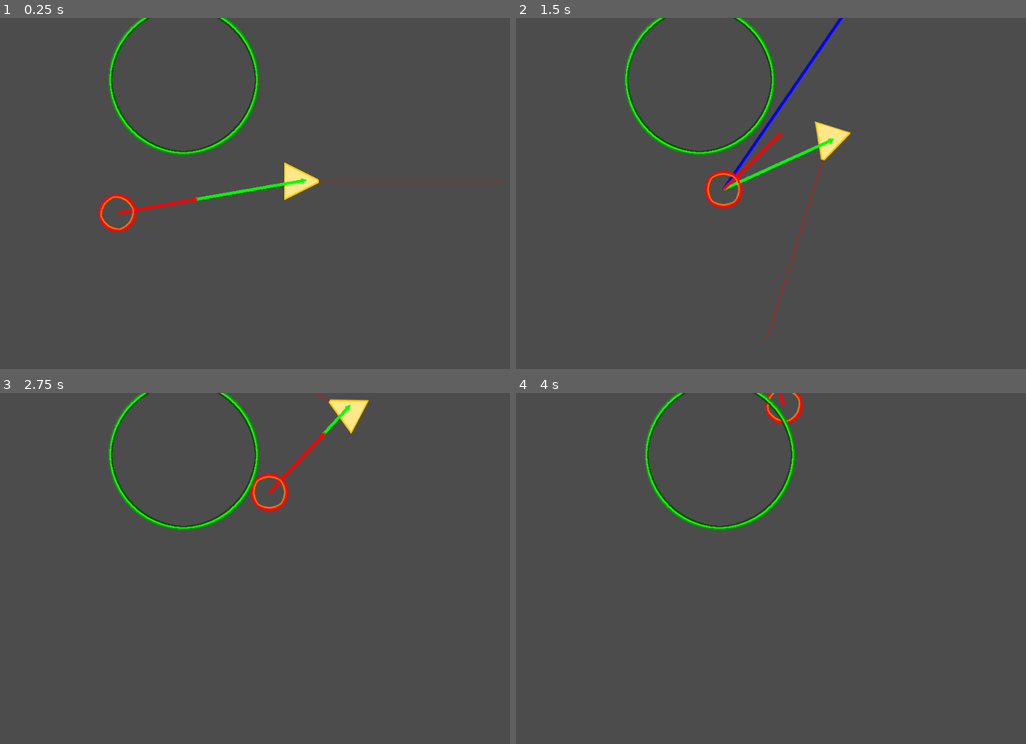
Above: before the commit, frames 1-4 (two rows, left to right).
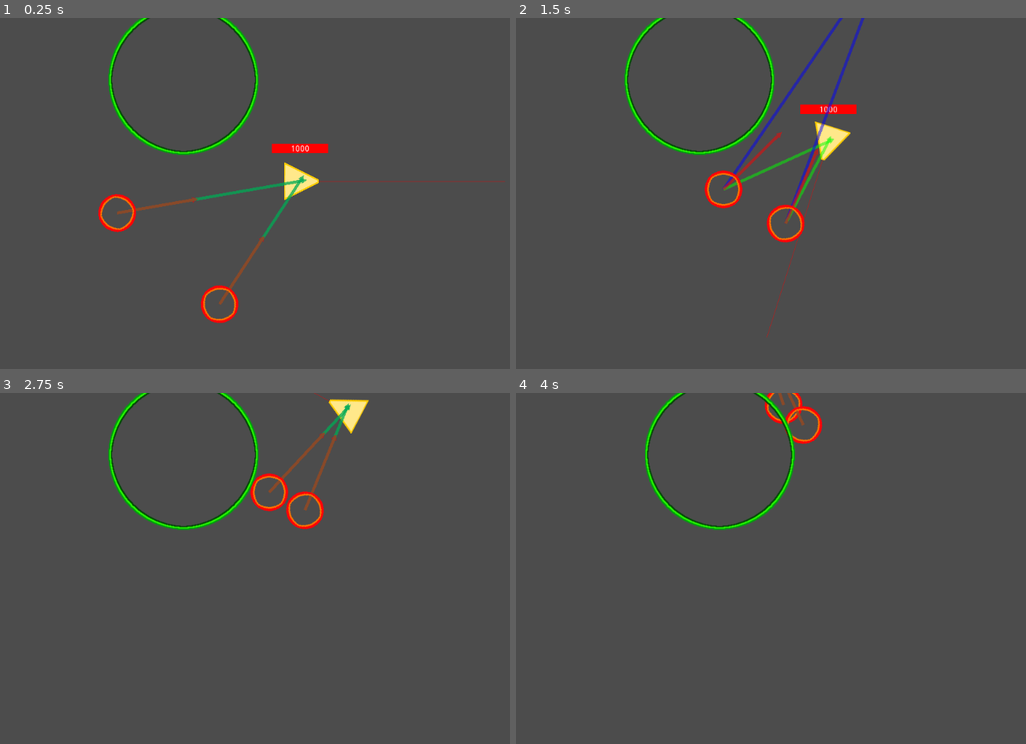
Above: after the commit, the same moments.

Repository: concernedsyndicate/AI
Game: Godot game, scene res://MainScene.tscn
Two runs of this game, one before a commit and one after it. Both use one fixed random seed, a clock stepped at 60 frames per second and the inputs below.
Inputs:
- Up to frame 1 (0.25 s): no input
- Up to frame 2 (1.5 s): hold Right (ui_right) 0.53-1.28 s; hold Down (ui_down) from 1.28 s (still down)
- Up to frame 3 (2.75 s): release Down (ui_down) at 2.03 s; hold Right (ui_right) from 2.03 s (still down)
- Up to frame 4 (4 s): release Right (ui_right) at 2.78 s; hold Up (ui_up) 2.78-3.53 s; hold Left (ui_left) from 3.53 s (still down)

The runs differ from the first frame. In frame 1, 1.3% of the frame differs, in the area x 22-99%, y 35-87%; in frame 2, 1.9%, in the area x 40-69%, y 0-92%; in frame 3, 0.7%; in frame 4, 0.3%.

Commit message:
Added health

Diff:
--- a/MainScene.tscn
+++ b/MainScene.tscn
@@ -1,10 +1,9 @@
-[gd_scene load_steps=6 format=2]
+[gd_scene load_steps=5 format=2]
 
 [ext_resource path="res://Scripts/MapSettings.gd" type="Script" id=1]
 [ext_resource path="res://Nodes/Player.tscn" type="PackedScene" id=2]
 [ext_resource path="res://Nodes/Monster.tscn" type="PackedScene" id=3]
-[ext_resource path="res://Scripts/Monster.gd" type="Script" id=4]
-[ext_resource path="res://Nodes/Obstacle.tscn" type="PackedScene" id=5]
+[ext_resource path="res://Nodes/Obstacle.tscn" type="PackedScene" id=4]
 
 [node name="Game" type="Node2D"]
 
@@ -18,8 +17,11 @@
 
 [node name="Monster" parent="." instance=ExtResource( 3 )]
 position = Vector2( 233.992, 338.938 )
-script = ExtResource( 4 )
 _sections_unfolded = [ "Transform" ]
 
-[node name="Obstacle" parent="." instance=ExtResource( 5 )]
+[node name="Monster2" parent="." instance=ExtResource( 3 )]
+position = Vector2( 423.012, 516.503 )
+_sections_unfolded = [ "Transform" ]
+
+[node name="Obstacle" parent="." instance=ExtResource( 4 )]
 position = Vector2( 379.234, 105.524 )
--- a/Nodes/Monster.tscn
+++ b/Nodes/Monster.tscn
@@ -1,6 +1,7 @@
-[gd_scene load_steps=3 format=2]
+[gd_scene load_steps=4 format=2]
 
-[ext_resource path="res://Sprites/Enemy.png" type="Texture" id=1]
+[ext_resource path="res://Scripts/Monster.gd" type="Script" id=1]
+[ext_resource path="res://Sprites/Enemy.png" type="Texture" id=2]
 
 [sub_resource type="CircleShape2D" id=1]
 
@@ -15,12 +16,16 @@
 angular_damp = 1.0
 audio_bus_override = false
 audio_bus_name = "Master"
+script = ExtResource( 1 )
 
 [node name="Sprite" type="Sprite" parent="."]
 rotation = 1.5708
-texture = ExtResource( 1 )
+texture = ExtResource( 2 )
 _sections_unfolded = [ "Material", "Transform", "Visibility" ]
 
 [node name="CollisionShape2D" type="CollisionShape2D" parent="."]
 rotation = 1.56898
 shape = SubResource( 1 )
+
+[connection signal="body_entered" from="." to="." method="on_collision"]
+[connection signal="body_exited" from="." to="." method="on_decolission"]
--- a/Nodes/Player.tscn
+++ b/Nodes/Player.tscn
@@ -8,7 +8,33 @@
 custom_solver_bias = 0.0
 radius = 30.0
 
-[node name="Player" type="KinematicBody2D"]
+[sub_resource type="Gradient" id=4]
+
+offsets = PoolRealArray( 0 )
+colors = PoolColorArray( 0, 0, 0, 1 )
+
+[sub_resource type="GradientTexture" id=3]
+
+flags = 4
+gradient = SubResource( 4 )
+width = 96
+_sections_unfolded = [ "Resource", "gradient" ]
+
+[sub_resource type="Gradient" id=5]
+
+offsets = PoolRealArray( 0.728 )
+colors = PoolColorArray( 1, 0, 0, 1 )
+
+[sub_resource type="GradientTexture" id=6]
+
+flags = 4
+gradient = SubResource( 5 )
+width = 96
+_sections_unfolded = [ "gradient" ]
+
+[node name="Player" type="KinematicBody2D" groups=[
+"player",
+]]
 input_pickable = false
 collision_layer = 1
 collision_mask = 1
@@ -50,3 +76,64 @@
 editor_draw_screen = true
 editor_draw_limits = false
 editor_draw_drag_margin = false
+
+[node name="UI" type="Node2D" parent="."]
+
+[node name="Health" type="Label" parent="UI"]
+editor/display_folded = true
+anchor_left = 0.0
+anchor_top = 0.0
+anchor_right = 0.0
+anchor_bottom = 0.0
+margin_left = -48.0
+margin_top = -64.0
+margin_right = 48.0
+margin_bottom = -48.0
+rect_pivot_offset = Vector2( 48, 8 )
+rect_clip_content = false
+mouse_filter = 2
+mouse_default_cursor_shape = 0
+size_flags_horizontal = 1
+size_flags_vertical = 4
+text = "1000"
+align = 1
+valign = 2
+percent_visible = 1.0
+lines_skipped = 0
+max_lines_visible = -1
+_sections_unfolded = [ "Rect" ]
+
+[node name="Bar" type="TextureProgress" parent="UI/Health"]
+show_behind_parent = true
+anchor_left = 0.0
+anchor_top = 0.0
+anchor_right = 0.0
+anchor_bottom = 0.0
+margin_right = 96.0
+margin_bottom = 1.0
+rect_scale = Vector2( 1, 16 )
+rect_pivot_offset = Vector2( 0, 0 )
+rect_clip_content = false
+mouse_filter = 1
+mouse_default_cursor_shape = 0
+size_flags_horizontal = 1
+size_flags_vertical = 1
+min_value = 0.0
+max_value = 1000.0
+step = 1.0
+page = 0.0
+value = 1000.0
+exp_edit = false
+rounded = false
+allow_greater = false
+allow_lesser = false
+texture_under = SubResource( 3 )
+texture_over = null
+texture_progress = SubResource( 6 )
+tint_under = Color( 1, 1, 1, 1 )
+tint_over = Color( 1, 1, 1, 1 )
+tint_progress = Color( 1, 1, 1, 1 )
+radial_fill_degrees = 360.0
+radial_center_offset = Vector2( 0, 0 )
+nine_patch_stretch = false
+_sections_unfolded = [ "Rect", "texture_under" ]
--- a/Scripts/Monster.gd
+++ b/Scripts/Monster.gd
@@ -6,6 +6,7 @@
 var desiredVelocity
 var toTarget = Vector2(0,0)
 var toTargetHeading = Vector2(0,0)
+var is_damaging = -100
 
 func _ready():
 	maxSpeed = 130
@@ -22,6 +23,11 @@
 	#rotation = velocity.angle()
 	rotation = velocity.angle()
 
+	if is_damaging >= 0:
+		is_damaging -= delta
+	elif is_damaging > -100:
+		is_damaging = 1
+		target.health -= 1
 
 func seek(tPosition):
 	desiredVelocity = (tPosition - position).normalized() * maxSpeed
@@ -72,9 +78,9 @@
 
 func _draw():
 	draw_set_transform(Vector2(), -rotation, Vector2(1, 1))
-	draw_vector(Vector2(0,0), toTargetHeading, Color(0, 0, 255), 5)  # blue
-	draw_vector(Vector2(0,0), toTarget, Color(0, 255, 0), 5)  # green
-	draw_vector(Vector2(0,0), velocity, Color(255, 0, 0), 5)  # red
+	draw_vector(Vector2(0,0), toTargetHeading, Color(0, 0, 1, 0.5), 5)  # blue
+	draw_vector(Vector2(0,0), toTarget, Color(0, 1, 0, 0.5), 5)  # green
+	draw_vector(Vector2(0,0), velocity, Color(1, 0, 0, 0.5), 5)  # red
 
 
 func draw_vector( origin, vector, color, arrow_size ):
@@ -92,3 +98,12 @@
 	var ySep = two.y - one.y;
 	var xSep = two.x - one.x;
 	return ySep * ySep + xSep * xSep;
+
+
+func on_collision(body):
+	if body.is_in_group("player"):
+		is_damaging = 0
+
+func on_decolission(body):
+	if body.is_in_group("player"):
+		is_damaging = -100
--- a/Scripts/Player.gd
+++ b/Scripts/Player.gd
@@ -2,6 +2,7 @@
 
 export (int) var speed
 export (float) var rotation_speed
+var health = 1000 setget set_health
 
 var screensize          # Size of the game window.
 
@@ -10,6 +11,12 @@
 
 func _ready():
 	 screensize = get_viewport_rect().size
+
+func _process(delta):
+	get_input()
+	rotation += rotation_dir * rotation_speed * delta
+	$UI.rotation = -rotation
+	move_and_slide(velocity)
 
 func get_input():
 	rotation_dir = 0
@@ -23,11 +30,11 @@
 	if Input.is_action_pressed("ui_up"):
 		velocity = Vector2(speed, 0).rotated(rotation)
 
-func _process(delta):
-	get_input()
-	rotation += rotation_dir * rotation_speed * delta
-	move_and_slide(velocity)
+func _draw():
+	draw_line(Vector2(0,0), Vector2(speed, 0).rotated(rotation), Color(1, 0, 0, 0.5), 1)                       # red
+	# dlaczego nie jest w stanie rysowac dla 'velocity' ?
 
-func _draw():
-	draw_line(Vector2(0,0), Vector2(speed, 0).rotated(rotation), Color(255, 0, 0), 1)                       # red
-	# dlaczego nie jest w stanie rysowac dla 'velocity' ?
+func set_health(h):
+	health = h
+	$UI/Health.text = str(h)
+	$UI/Health/Bar.value = h
Not shown: 1 places in Nodes/Player.tscn that only renumber resources
